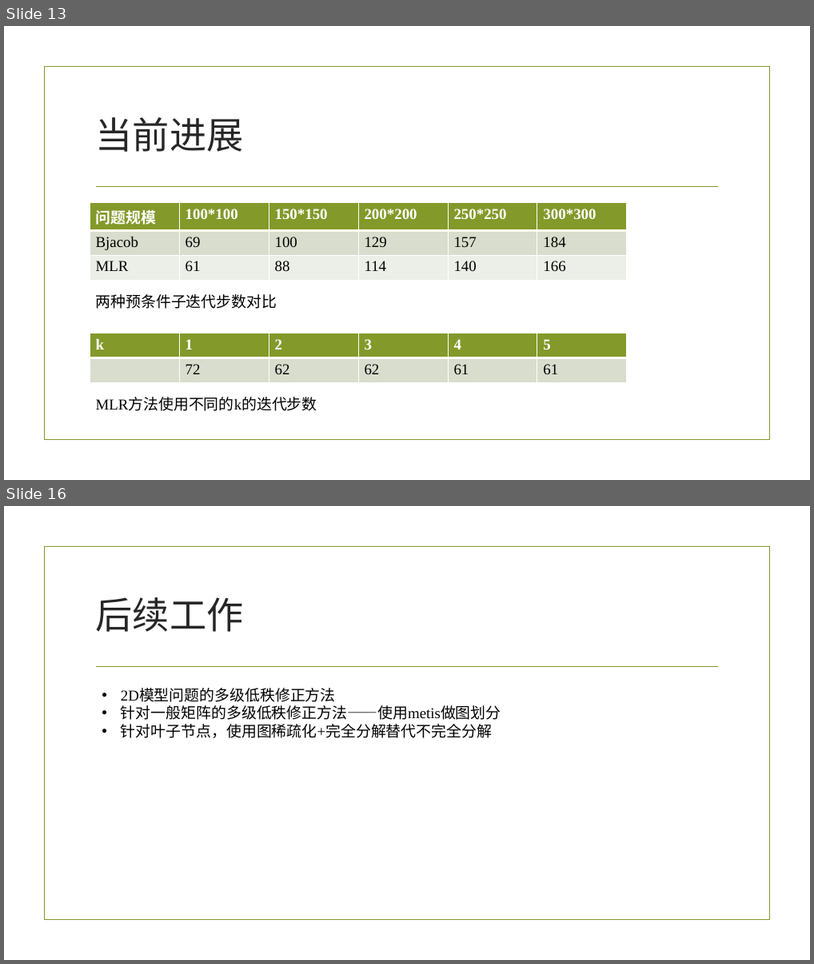
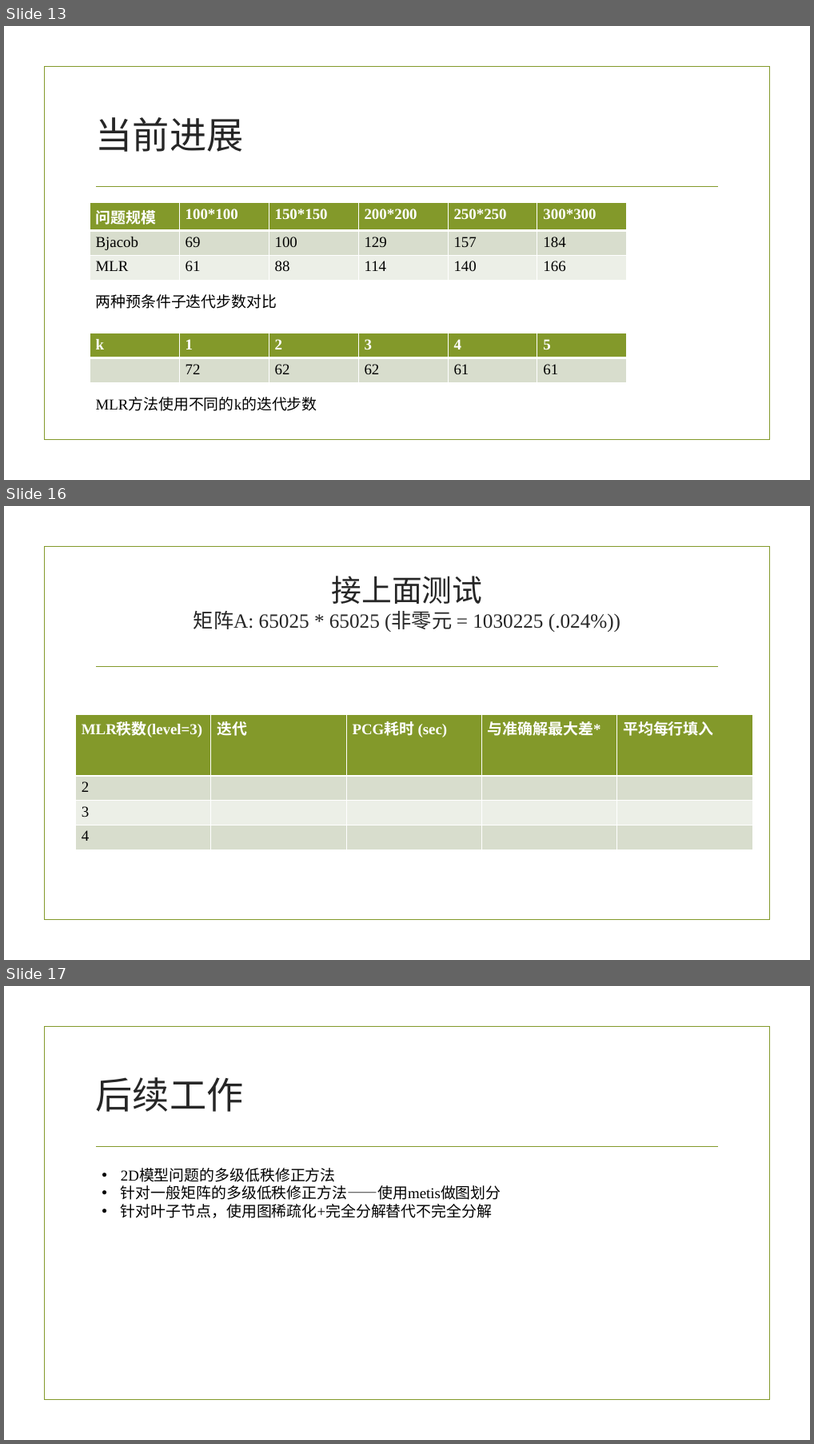
Before and after one commit to GarlGuo/numerical-algo, a slide deck: jan11.pptx. Shown one above the other, each under a label of ours: slides 13 and 16 before the commit, slides 13, 16 and 17 after it; the slides between them are not shown. The pictures are 814x964 and 814x1444 pixels, drawn with LibreOffice and Linux fonts; fonts in the diff are those of the drawing; background and template pictures are left out. Boxes give left, top, right and bottom in pixels: in the first picture for what was removed or moved away, otherwise in the second. Text is boxed around its words. In the diff, an @@ line names an element or a change of style, - is before the commit and + after.

```diff
--- a/jan11.pptx
+++ b/jan11.pptx
@@ slide 16 added at (x1=4, y1=506, x2=810, y2=960), background picture (left out); not listed: 2 template elements that a slide beside it also shows @@
@@ title added at (x1=194, y1=576, x2=621, y2=632), 24 pt, text #262626 @@
+接上面测试
+矩阵A: 65025 * 65025 (非零元 = 1030225 (.024%))
@@ table added at (x1=75, y1=714, x2=753, y2=844), 4 rows, 5 columns @@
+MLR秩数(level=3) | 迭代 | PCG耗时 (sec) | 与准确解最大差* | 平均每行填入
+2 |  |  |  | 
+3 |  |  |  | 
+4 |  |  |  | 
@@ what was slide 16 is now slide 17 @@
```
Also in this commit, not shown: 2 slides changed.
